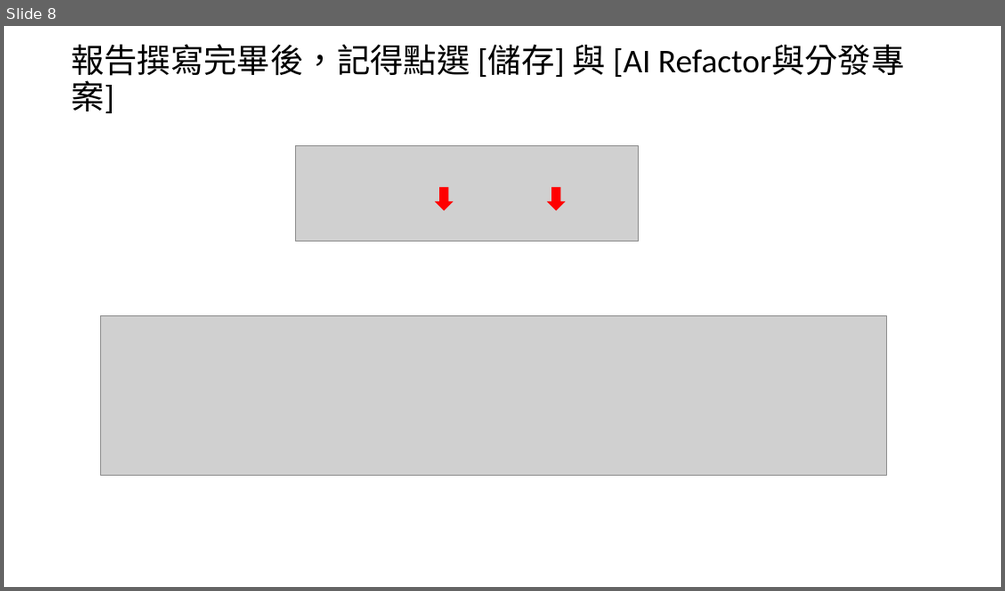
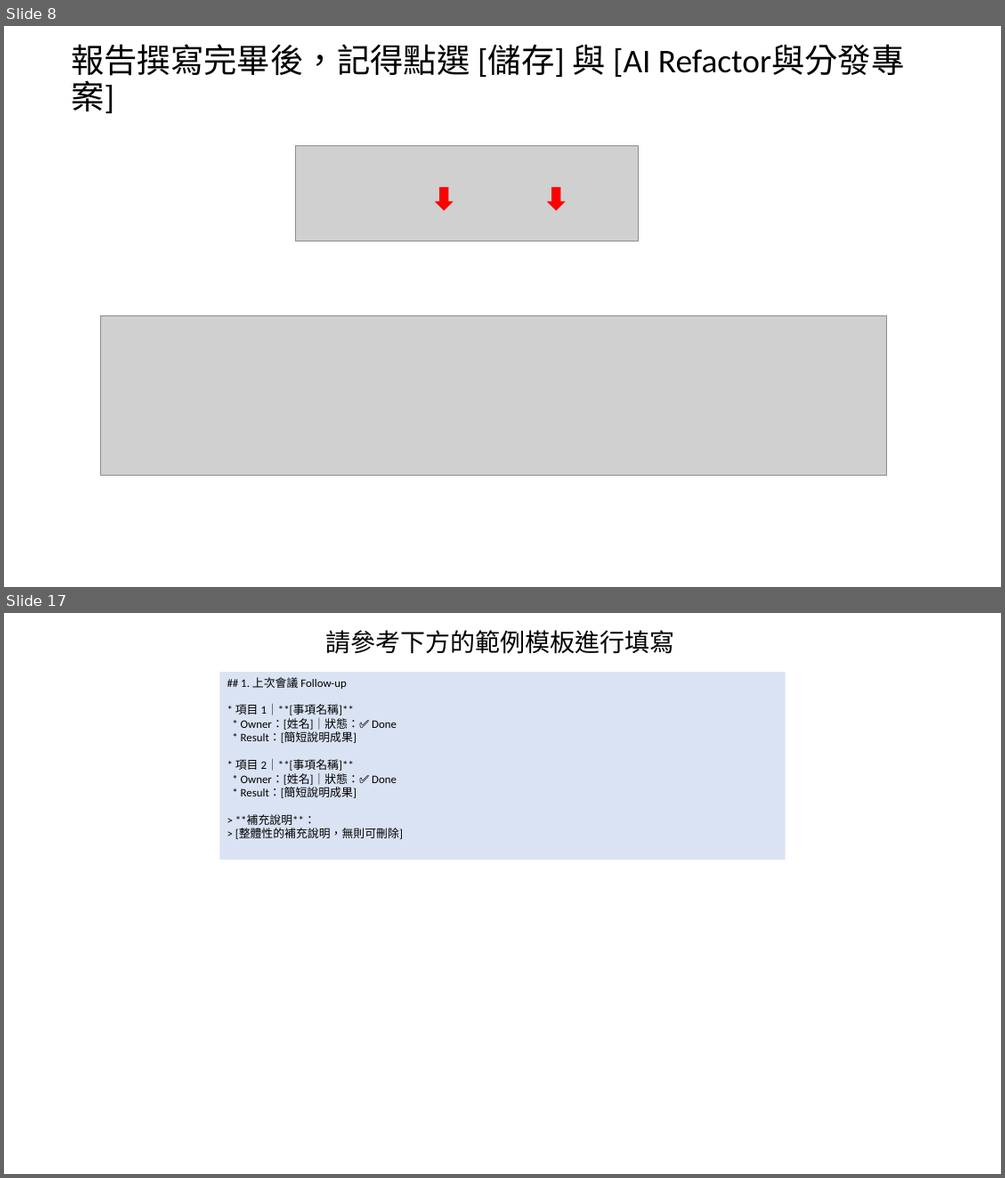
Before and after one commit to fabian415/syncboard, a slide deck: SyncBoard 使用說明文件.pptx. Shown one above the other, each under a label of ours: slide 8 before the commit, slides 8 and 17 after it; the slides between them are not shown. The pictures are 1005x591 and 1005x1178 pixels, drawn with LibreOffice and Linux fonts; fonts in the diff are those of the drawing; grey boxes stand for pictures. Boxes give left, top, right and bottom in pixels: in the first picture for what was removed or moved away, otherwise in the second. Text is boxed around its words. In the diff, an @@ line names an element or a change of style, - is before the commit and + after.

```diff
--- a/SyncBoard 使用說明文件.pptx
+++ b/SyncBoard 使用說明文件.pptx
@@ slide 17 added at (4, 613, 1001, 1174), background #FFFFFF @@
@@ text added at (326, 630, 675, 654), 24 pt, text #000000 @@
+請參考下方的範例模板進行填寫
@@ rectangle added at (219, 672, 785, 860), fill #DAE3F3, 11 pt, text #000000 @@
+## 1. 上次會議 Follow-up
+* 項目 1｜**[事項名稱]**
+* Owner：[姓名]｜狀態：✅ Done
+* Result：[簡短說明成果]
+* 項目 2｜**[事項名稱]**
+* Owner：[姓名]｜狀態：✅ Done
+* Result：[簡短說明成果]
+> **補充說明**：
+> [整體性的補充說明，無則可刪除]
```
Also in this commit, not shown: 6 slides changed, 15 other slides added, 1 slide removed, 2 other files.
